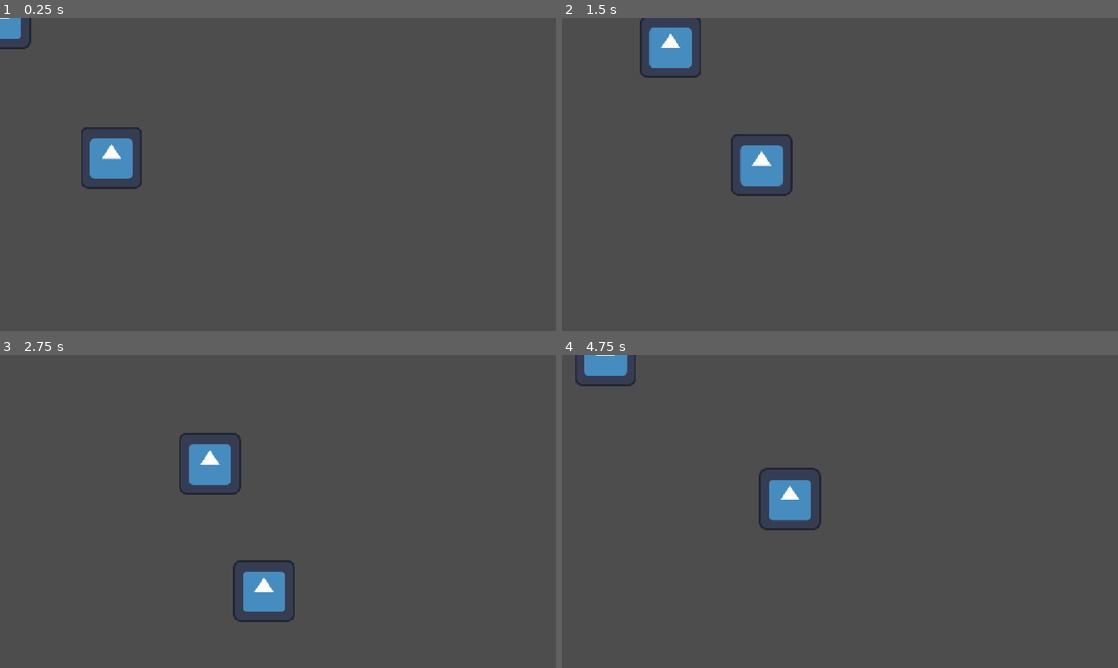
Above: before the commit, frames 1-4 (two rows, left to right).
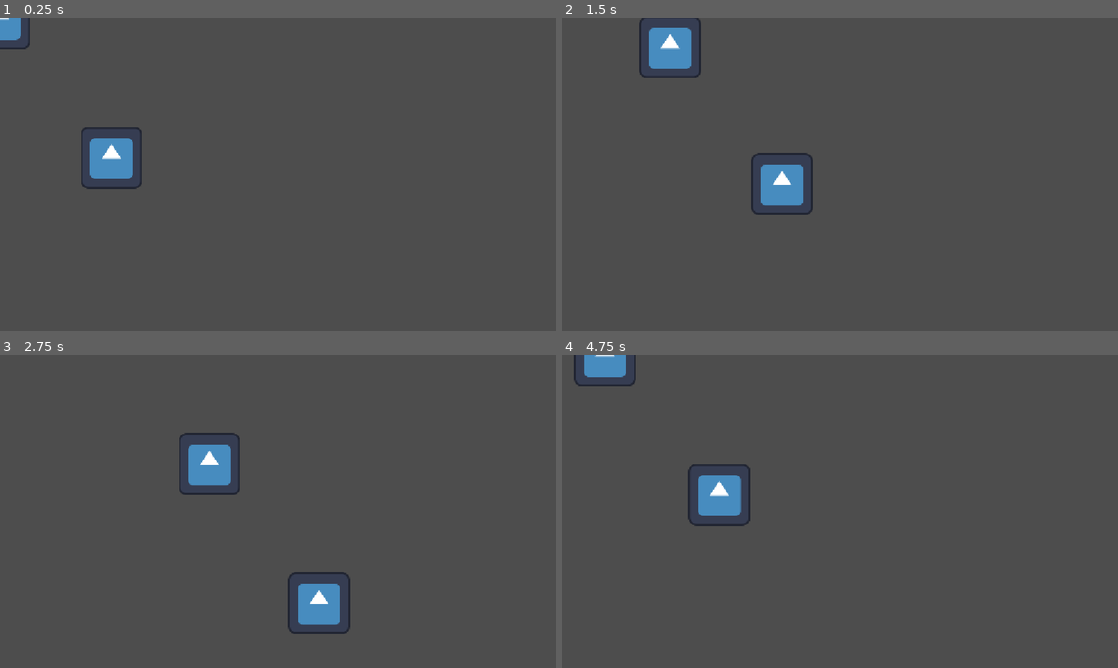
Above: after the commit, the same moments.

Repository: cg-mccabe/visualgameproject
Game: Godot game, scene res://enemy.tscn
The game is run twice, just before and just after one commit, with the same random seed, the same clock (stepped at 60 frames per second) and the same inputs. This scene is started directly instead of the project's main scene. The engine's default icon, where the game draws it, is replaced by a stand-in: a white triangle on a blue panel in a dark square.
Inputs:
- Up to frame 1 (0.25 s): no input
- Up to frame 2 (1.5 s): tap Enter at 0.5 s; hold Right (ui_right) 0.53-1.28 s; hold Down (ui_down) from 1.28 s (still down)
- Up to frame 3 (2.75 s): release Down (ui_down) at 2.03 s; hold Right (ui_right) from 2.03 s (still down)
- Up to frame 4 (4.75 s): release Right (ui_right) at 2.78 s; hold Up (ui_up) 2.78-3.53 s; hold Left (ui_left) from 3.53 s (still down)

The runs differ from the first frame. In frame 1, less than 0.1% of the frame differs, in the area x 0-6%, y 0-8%; in frame 2, 2.0%; in frame 3, 2.6%; in frame 4, 2.7%, in the area x 2-47%, y 0-56%.

Commit message:
Trying to fix movement
Made some changes to the movement scripts, the enemy now moves at the same time as the player rather than lagging behind. Still nowhere close to intended functionality.

Diff:
--- a/csc-281--visual-game-project/enemy.gd
+++ b/csc-281--visual-game-project/enemy.gd
@@ -1,16 +1,18 @@
-extends Node2D
+extends CharacterBody2D
 @onready var player = get_parent().get_node("player")
 @onready var enemy = get_parent().get_node("enemy")
 
+
+
 # Called when the node enters the scene tree for the first time.
 func _ready() -> void:
-	pass # Replace with function body.
+	enemy.position = Vector2(250,250)
+	print(enemy.position)
 
-var to_player = Vector2.ZERO
 var speed = 200
 
 # Called every frame. 'delta' is the elapsed time since the previous frame.
-func _process(delta: float) -> void:
-	print("process")
-	to_player = player.global_position - enemy.global_position
-	enemy.position += to_player.normalized()*speed*delta
+func _physics_process(delta: float) -> void:
+	print(enemy.position)
+	print(player.position)
+	enemy.position = position.move_toward(player.position, speed)
--- a/csc-281--visual-game-project/enemy.tscn
+++ b/csc-281--visual-game-project/enemy.tscn
@@ -27,8 +27,9 @@
 script = ExtResource("3_qi2p4")
 
 [node name="player_sprite" type="Sprite2D" parent="player" unique_id=1891769989]
+position = Vector2(-1, 1)
 texture = ExtResource("2_4gyqm")
 
 [node name="CollisionShape2D" type="CollisionShape2D" parent="player" unique_id=1037461459]
-position = Vector2(0.5, 0)
+position = Vector2(184, 134)
 shape = SubResource("RectangleShape2D_iifgy")
--- a/csc-281--visual-game-project/player.gd
+++ b/csc-281--visual-game-project/player.gd
@@ -1,4 +1,6 @@
 extends CharacterBody2D
+
+@onready var player = get_parent().get_node("player")
 
 var speed = 5
 # Called when the node enters the scene tree for the first time.
@@ -22,5 +24,4 @@
 	if (Input.is_action_pressed("ui_down") ):
 		move += Vector2(0,+1)
 
-	position += move.normalized()*speed
-	global_position = position
+	player.position += move.normalized()*speed
